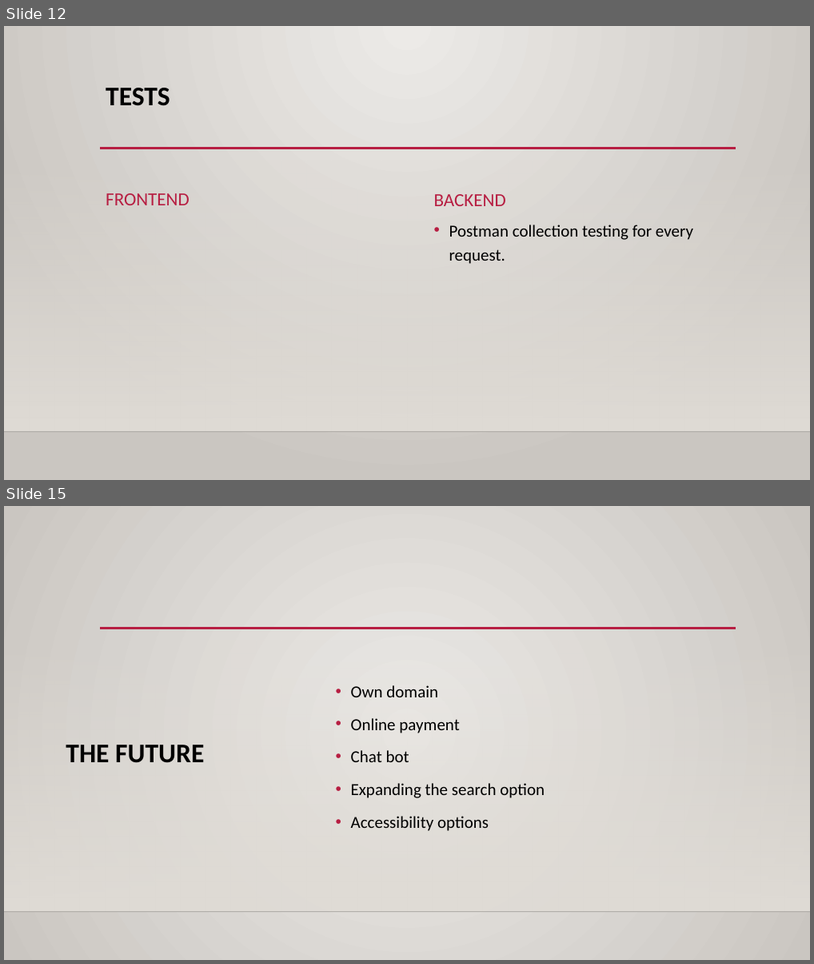
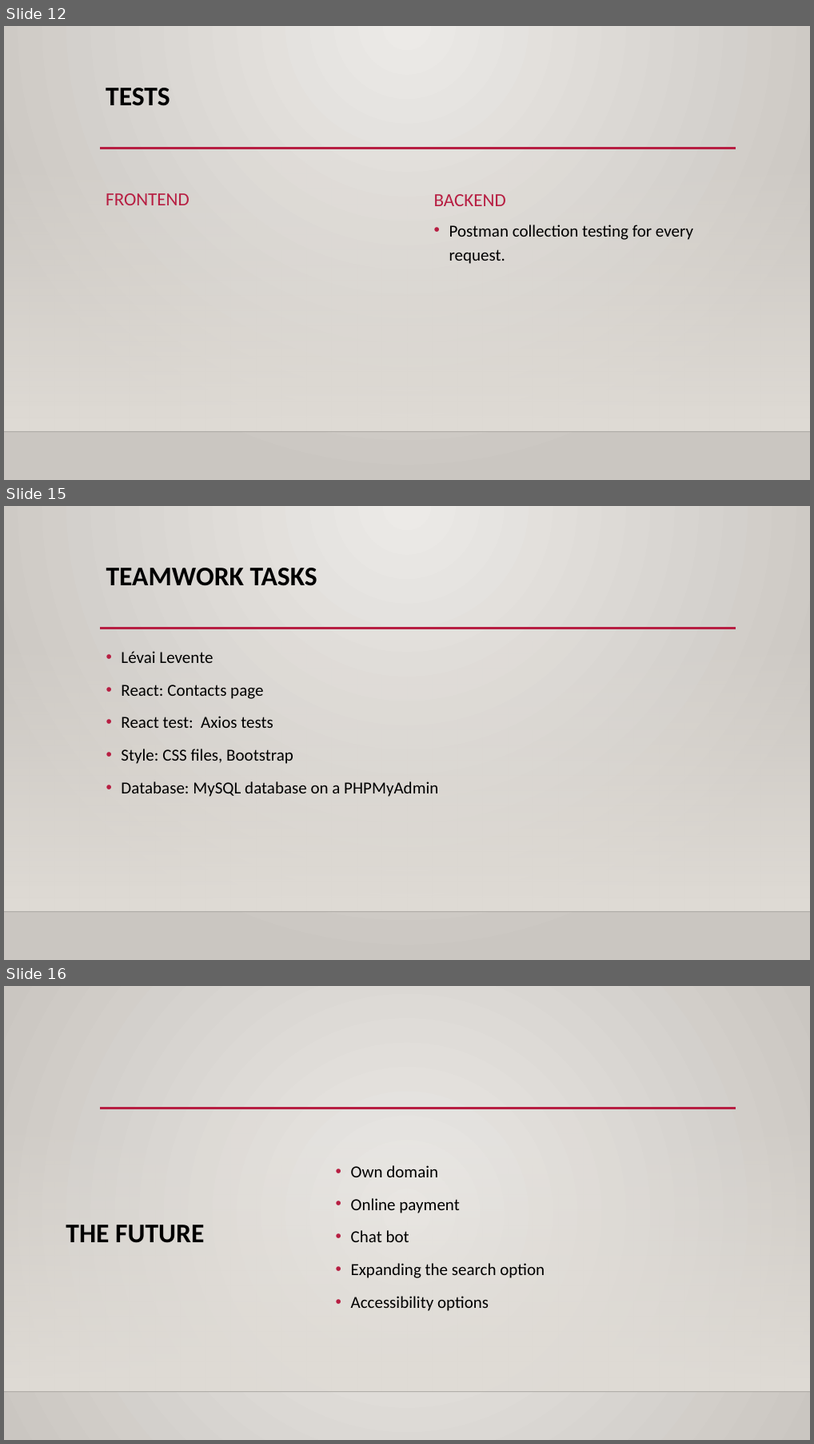
Before and after one commit to MoriczJanos113C/TechShop, a slide deck: project dokumentumok/Projekt bemutató.pptx. Shown one above the other, each under a label of ours: slides 12 and 15 before the commit, slides 12, 15 and 16 after it; the slides between them are not shown. The pictures are 814x964 and 814x1444 pixels, drawn with LibreOffice and Linux fonts; fonts in the diff are those of the drawing; background and template pictures are left out. Boxes give left, top, right and bottom in pixels: in the first picture for what was removed or moved away, otherwise in the second. Text is boxed around its words. In the diff, an @@ line names an element or a change of style, - is before the commit and + after.

```diff
--- a/project dokumentumok/Projekt bemutató.pptx
+++ b/project dokumentumok/Projekt bemutató.pptx
@@ slide 15 added at (4, 506, 810, 960), background gradient #ECEAE7 to #CAC7C1; not listed: 3 template elements that a slide beside it also shows @@
@@ title added at (106, 568, 318, 586), 32 pt, text #000000, bold @@
+TEAMWORK TASKS
@@ text added at (121, 651, 438, 796), 20 pt, text #000000 @@
+• Lévai Levente
+• React: Contacts page
+• React test: Axios tests
+• Style: CSS files, Bootstrap
+• Database: MySQL database on a PHPMyAdmin
@@ what was slide 15 is now slide 16 @@
```
Also in this commit, not shown: 8 slides changed, 1 other slide added, 1 slide removed, 22 other files.
